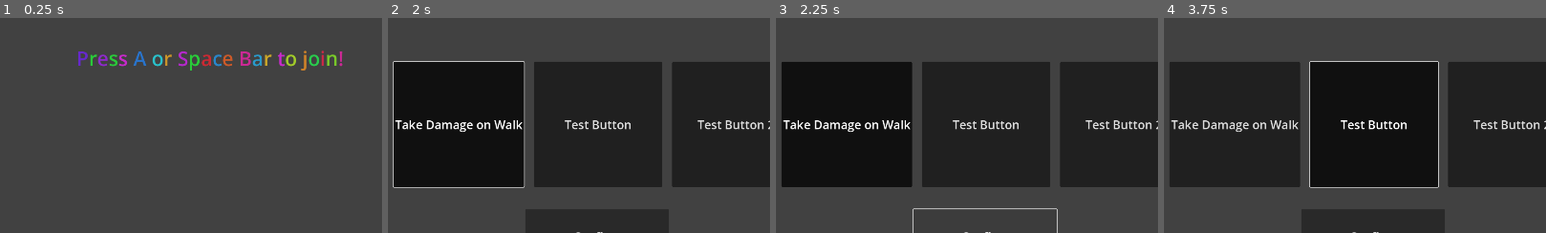
Above: before the commit, frames 1-4 (left to right).
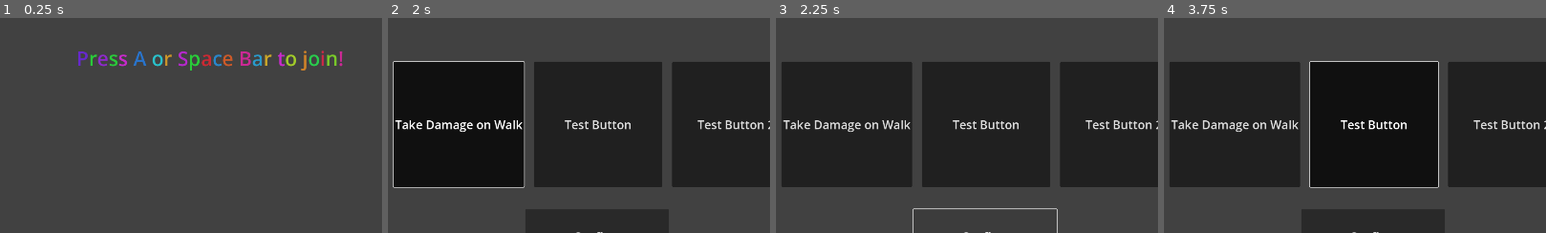
Above: after the commit, the same moments.

Repository: 45DegreeAngl/Sonnnday
Game: Godot game, scene res://Scenes/SceneManager.tscn
Two runs of this game, one before a commit and one after it. Both use one fixed random seed, a clock stepped at 60 frames per second and the inputs below.
Inputs:
- Up to frame 1 (0.25 s): no input
- Up to frame 2 (2 s): click "Start Game" at 0.5 s; click "Take Damage on Walk" at 1.25 s
- Up to frame 3 (2.25 s): click "Confirm" at 2 s
- Up to frame 4 (3.75 s): click "Confirm" at 2.75 s; click "Test Button" at 3.5 s
The pictures show only the part of the screen within x 22-72%, y 23-73%; the shares and areas given below are measured in that part.

Frames 1-2 are identical in both runs. In frame 3, 0.3% of the frame differs, in the area x 2-35%, y 47-53%; in frame 4, nothing differs.
Error before the commit: Invalid call. Nonexistent function 'instantiate' in base 'Nil'. (res://UI/power_select.gd:50)

Commit message:
Can now Select one whole power
all the buttons on the power select screen are currently deal damage on move

Diff:
--- a/Test/Round Upgrades/RoundUpgrades.gd
+++ b/Test/Round Upgrades/RoundUpgrades.gd
@@ -3,8 +3,10 @@
 var target
 var damage
 var level
+var upgrade_id
 @export var active : bool
 @export var picked : bool
+
 
 # Called when the node enters the scene tree for the first time.
 func _ready() -> void:
--- a/Test/Round Upgrades/damageonmove.gd
+++ b/Test/Round Upgrades/damageonmove.gd
@@ -3,8 +3,12 @@
 @export var player : CharacterBody2D
 var timers = [Timer.new,Timer.new,Timer.new,Timer.new] #damage timers for each player
 
+func _init() -> void:
+	upgrade_id = 0
+
 # Called when the node enters the scene tree for the first time.
 func _ready() -> void:
+	print("yipee")
 	damage = 15
 	for timer in timers:
 		timer.wait_time = 1
--- a/UI/power_select.gd
+++ b/UI/power_select.gd
@@ -10,18 +10,24 @@
 var power2
 var power3
 var selected_power
+var power_holder_instance
 
 # Called when the node enters the scene tree for the first time.
 func _ready() -> void:
+	for playerAbilities in Globals.get_children():
+		for playerAbility in playerAbilities.get_children():
+			playerAbility.active = true
 	one_selected = false
 	current_player = 1
 	var power_holder = load("res://Test/Round Upgrades/round_upgrades.tscn")
-	var power_holder_instance = power_holder.instantiate()
+	power_holder_instance = power_holder.instantiate()
 	possible_powers = power_holder_instance.get_children()
 	random_powers()
 
 func random_powers() -> void:
-	pass
+	power1 = power_holder_instance.get_child(0)
+	power2 = power_holder_instance.get_child(0)
+	power3 = power_holder_instance.get_child(0)
 
 # Called every frame. 'delta' is the elapsed time since the previous frame.
 func _process(delta: float) -> void:
@@ -44,10 +50,14 @@
 
 
 func _on_confirm_pressed() -> void:
-	var current_player = Globals.get_child(current_player-1)
-	for i in current_player.get_children():
-		pass
-	var selected_power_instance = selected_power.instantiate()
+	var power_is_upgrade = false
+	for i in Globals.get_child(current_player-1).get_children():
+		if i.upgrade_id == selected_power.upgrade_id:
+			i.level += 1
+			power_is_upgrade = true
+	if power_is_upgrade == false:
+		var power_dupe = selected_power.duplicate()
+		power_dupe.reparent(Globals.get_child(current_player-1))
 	if current_player != Globals.players.size():
 		power1_button.button_pressed = false
 		power2_button.button_pressed = false
--- a/UI/power_select.tscn
+++ b/UI/power_select.tscn
@@ -5,10 +5,10 @@
 
 [node name="Power Select" type="Control" node_paths=PackedStringArray("power1_button", "power2_button", "power3_button", "confirm")]
 layout_mode = 3
-anchor_right = 1.0
-anchor_bottom = 1.0
-offset_right = -1920.0
-offset_bottom = -1080.0
+offset_right = 1920.0
+offset_bottom = 1080.0
+grow_horizontal = 2
+grow_vertical = 2
 script = ExtResource("1_e8juv")
 power1_button = NodePath("ColorRect/HBoxContainer/PanelContainer/Power1")
 power2_button = NodePath("ColorRect/HBoxContainer/PanelContainer2/Power2")
--- a/project.godot
+++ b/project.godot
@@ -232,6 +232,11 @@
 "events": [Object(InputEventJoypadMotion,"resource_local_to_scene":false,"resource_name":"","device":3,"axis":2,"axis_value":-1.0,"script":null)
 ]
 }
+a_KB={
+"deadzone": 0.5,
+"events": [Object(InputEventKey,"resource_local_to_scene":false,"resource_name":"","device":-1,"window_id":0,"alt_pressed":false,"shift_pressed":false,"ctrl_pressed":false,"meta_pressed":false,"pressed":false,"keycode":0,"physical_keycode":32,"key_label":0,"unicode":32,"location":0,"echo":false,"script":null)
+]
+}
 
 [layer_names]
 
